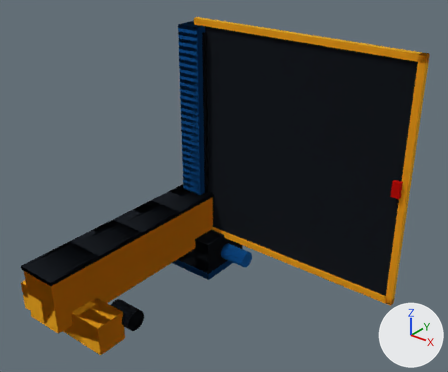
The glTF model web/models/moving.glb, before and after one commit.
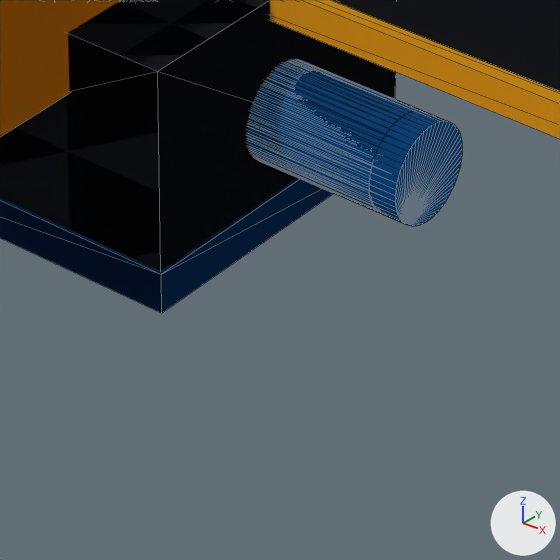
There are two pictures of each version: one whole from a 50 mm camera at (3.321, -3.791, 3.0) aimed at (0.492, -0.256, 0.808), one close up on the part from 41% to 59% of the width and 63% to 85% of the height. Arrows for +X, +Y and +Z are at lower right; the lights stay in place. The last two pictures show the newer version. The close-ups show mesh edges as thin lines. Where no turn or scale is listed for an object, it has been applied to the vertices.

Before the edit, the objects in view are built like this:
```python
me_gate_frame = bpy.data.meshes.new('gate_frame')
me_gate_frame.from_pydata(...)  # a box spanning x 0.0..1.91, y -0.02..0.03, z 0.15..0.2
me_gate_frame.materials.append(mat_mat_0)  # yellow #f2c230
me_gate_mesh = bpy.data.meshes.new('gate_mesh')
me_gate_mesh.from_pydata(...)  # 8 vertices, 12 faces; spans x 0.0..1.87, y 0.0, z 0.2..2.0
me_gate_mesh.materials.append(mat_mat_1)  # dark grey #2b3038
me_link_8 = bpy.data.meshes.new('link_8')
me_link_8.from_pydata(...)  # a 51-sided cylinder along x spanning x 0.0..0.553, y -0.071..0.071, z -0.072..0.071
me_link_8.materials.append(mat_mat_6)  # blue #1f6fb2
ob_gate_frame = bpy.data.objects.new('gate_frame', me_gate_frame)
ob_gate_frame.location = (0.0, 0.0, 0.0)
ob_gate_mesh = bpy.data.objects.new('gate_mesh', me_gate_mesh)
ob_gate_mesh.location = (0.0, 0.0, 0.0)
ob_link_8 = bpy.data.objects.new('link_8', me_link_8)
ob_link_8.location = (0.0, 0.0, 0.0)
# also in view: 'link_9' at (0.255, 0.0, 0.0); 'bridge_girder_2' at (0.0, 0.0, 0.3); 'carriage_band_2' at (0.0, 0.0, -0.15); 'carriage_2' at (0.0, 0.0, 0.0)
```
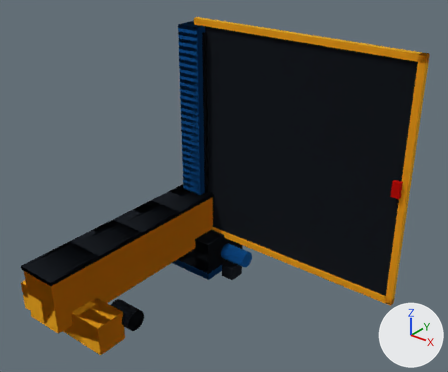
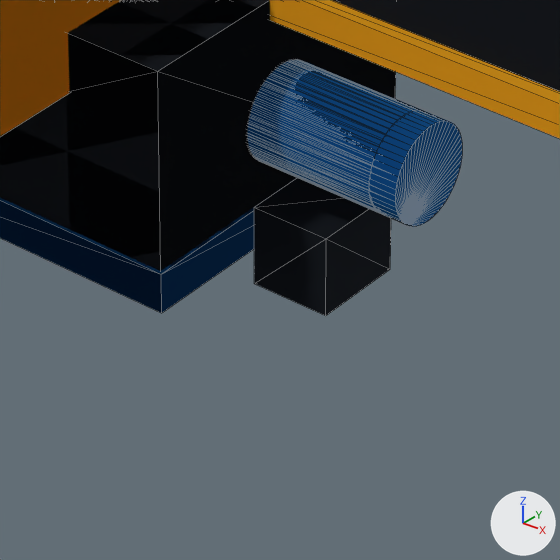
What differs and where, as boxes (x1, y1, x2, y2) in the close-ups (560 x 560 px):
```json
{"object": "profile_scanner", "change": "added", "after": [254, 178, 391, 316]}
```

Scene script edits in JSON lines:
```json
{"op": "add", "block": "me_profile_scanner", "code": ["me_profile_scanner = bpy.data.meshes.new('profile_scanner')", "me_profile_scanner.from_pydata(...)  # a box spanning x 0.32..0.44, y -0.07..0.07, z -0.23..-0.11", "me_profile_scanner.materials.append(mat_mat_1)  # dark grey #2b3038"]}
{"op": "add", "block": "ob_profile_scanner", "code": ["ob_profile_scanner = bpy.data.objects.new('profile_scanner', me_profile_scanner)", "ob_profile_scanner.location = (0.0, 0.0, 0.0)"]}
```
